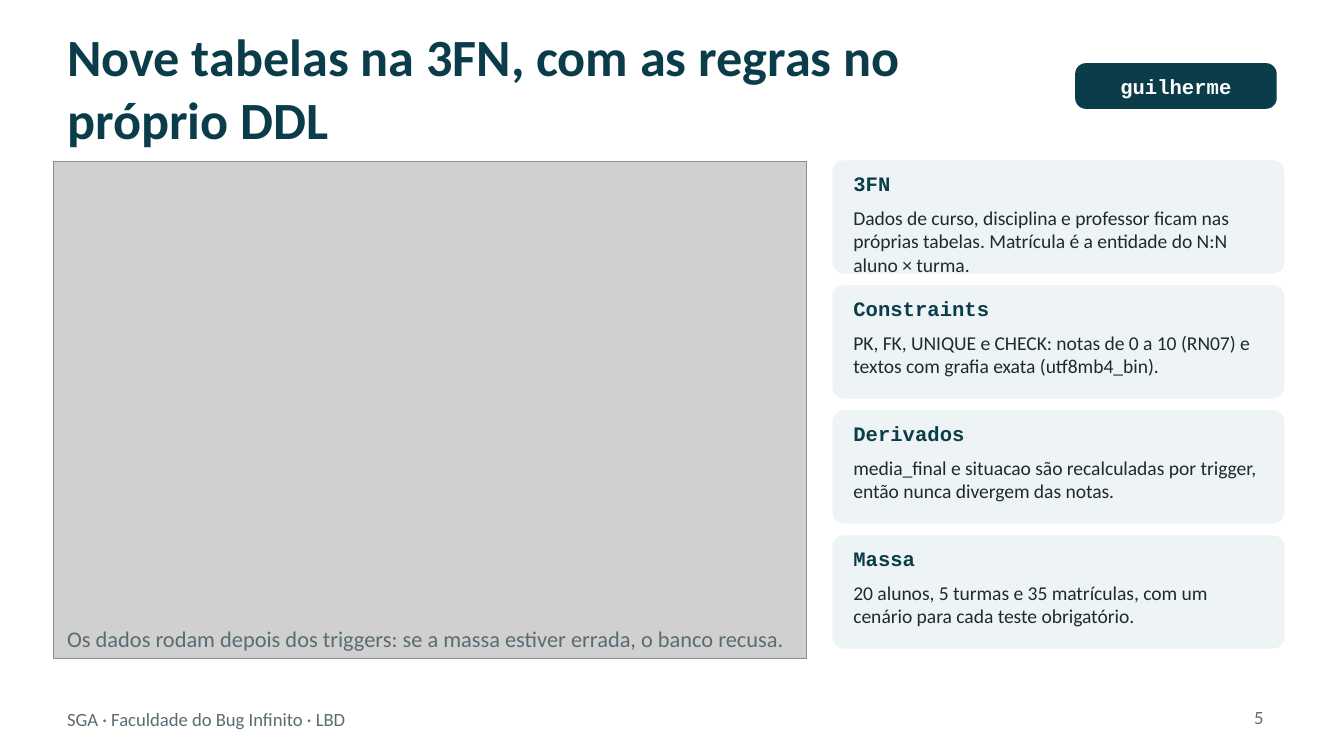
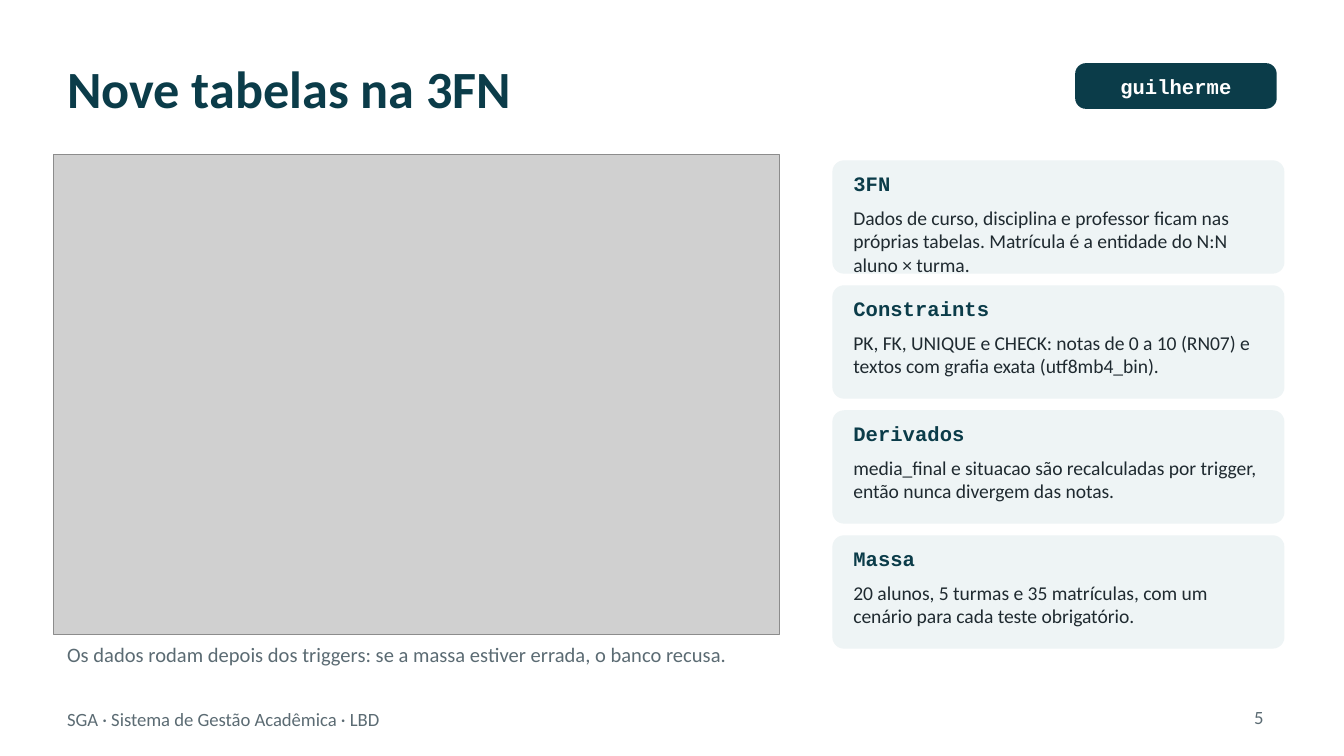
Before and after one commit to Diego-sfrr/AtividadeAvaliativaPOO, a slide deck: slide 5 of apresentacao/SGA_apresentacao.pptx. Drawn at 1344x756 pixels with LibreOffice and Linux fonts; fonts in the diff are those of the drawing; grey boxes stand for pictures. Boxes give left, top, right and bottom in pixels: in the first picture for what was removed or moved away, otherwise in the second. Text is boxed around its words. In the diff, an @@ line names an element or a change of style, - is before the commit and + after.

```diff
--- a/apresentacao/SGA_apresentacao.pptx
+++ b/apresentacao/SGA_apresentacao.pptx
@@ text at (67,71,511,109): text changed @@
-Nove tabelas na 3FN, com as regras no próprio DDL
+Nove tabelas na 3FN
@@ picture: place and size @@
-picture at (54,161,806,659)
+picture at (54,155,780,634)
@@ text "Os dados rodam depois dos ...": place and size @@
-text "Os dados rodam depois dos ..." at (67,631,783,651)
+text "Os dados rodam depois dos ..." at (67,647,726,666)
@@ text "Os dados rodam depois dos ..." at (67,647,726,666): size 12 to 11 pt @@
@@ text at (67,713,379,726): text changed @@
-SGA · Faculdade do Bug Infinito · LBD
+SGA · Sistema de Gestão Acadêmica · LBD
```
Also in this commit, not shown: 9 other slides changed, 5 slides added, 2 slides removed, 4 other files.
